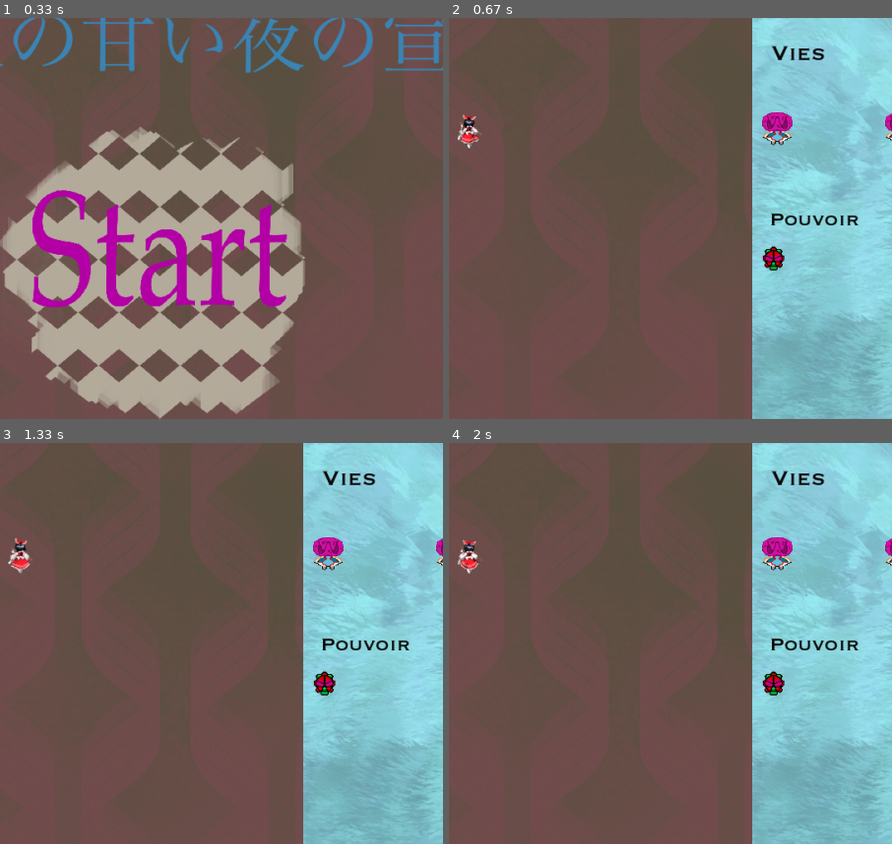
Above: before the commit, frames 1-4 (two rows, left to right).
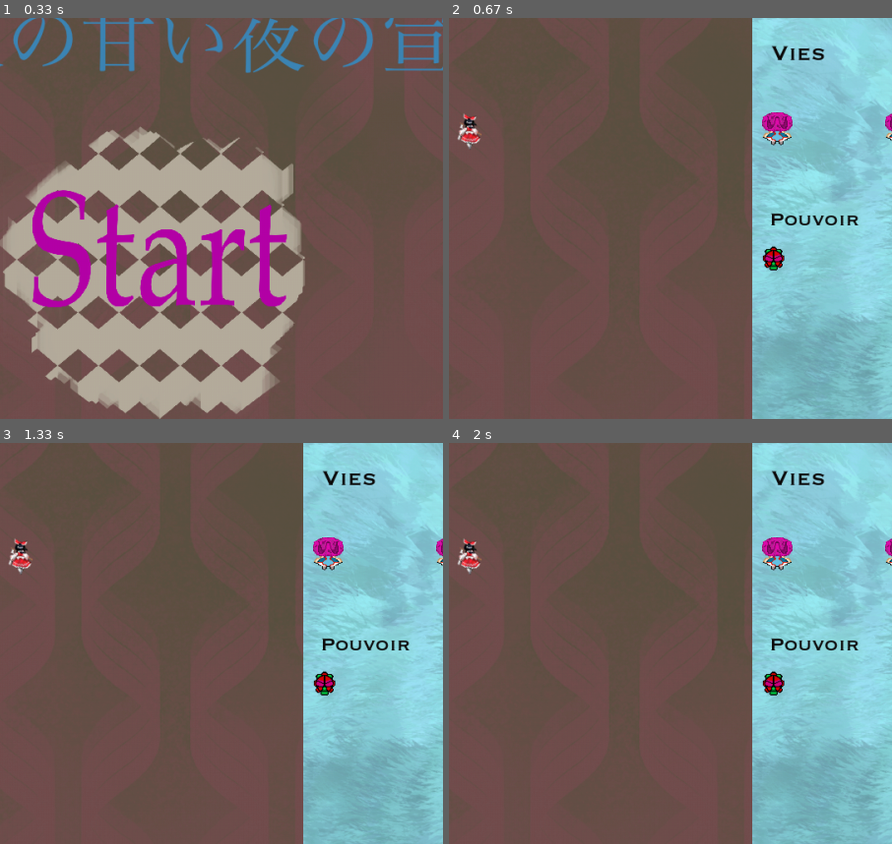
Above: after the commit, the same moments.

Repository: sukaizer/Sweet-Night-Declaration
Game: pygame game, started from main.py
Two runs of this game, one before a commit and one after it. Both use one fixed random seed, a clock stepped at 60 frames per second and the inputs below.
Inputs (mouse positions are % of the whole screen's width and height, from its top left):
- Up to frame 1 (0.33 s): no input
- Up to frame 2 (0.67 s): click (50, 70) at 0.38 s
- Up to frame 3 (1.33 s): tap Space at 0.67 s
- Up to frame 4 (2 s): no input
The pictures show only the part of the screen within x 32-82%, y 38-88%; the shares and areas given below are measured in that part.

Frame 1 is identical in both runs. In frame 2, 0.2% of the frame differs, in the area x 2-8%, y 23-33%; in frame 3, 0.2%; in frame 4, 0.2%.

Commit message:
Lé çon c agrai-abble

Diff:
--- a/enemy.py
+++ b/enemy.py
@@ -19,6 +19,7 @@
         self.rect.y = 50
         self.left_to_right = bool(random.getrandbits(1))
 
+
     def remove(self):
         """Enlève l'ennemi (self) du groupe d'ennemis"""
         self.game.all_enemies.remove(self)
@@ -38,6 +39,7 @@
                 self.left_to_right = True
 
     def damage(self, amount):
+        self.game.hitSound.play()
         self.health -= amount
         if self.health <= 0:
             self.remove()
--- a/game.py
+++ b/game.py
@@ -27,22 +27,26 @@
         self.left = False
         self.right = False
         self.walkCount = 0
+        self.bulletSound = pygame.mixer.Sound('assets/sound/attack.wav')
+        self.hitSound = pygame.mixer.Sound('assets/sound/damage.wav')
+        self.hitSound.set_volume(0.05)
+
 
     def update(self, screen, start):
         self.time_bullet += 1
         print(self.time_bullet)
         self.stats.stat_menu(screen)
-        if self.walkCount >= 24 :
+        if self.walkCount >= 5*8 :
             self.walkCount = 0
 
         if self.left:
-            screen.blit(self.player.walkLeft[self.walkCount//3], self.player.rect)
+            screen.blit(self.player.walkLeft[self.walkCount//5], self.player.rect)
             self.walkCount += 1
         elif self.right:
-            screen.blit(self.player.walkRight[self.walkCount//3], self.player.rect)
+            screen.blit(self.player.walkRight[self.walkCount//5], self.player.rect)
             self.walkCount += 1
         else:
-            screen.blit(self.player.standing[self.walkCount//3], self.player.rect)
+            screen.blit(self.player.standing[self.walkCount//5], self.player.rect)
             self.walkCount += 1
         self.all_enemies.draw(screen)
         self.player.all_bullets.draw(screen)
@@ -72,6 +76,7 @@
             self.player.move_down()
 
         if self.pressed.get(pygame.K_SPACE) and self.time_bullet > self.wait_bullet_time:
+            self.bulletSound.play()
             # ralentir le nombre de balles
             self.player.shoot()
             self.time_bullet = 0
Not shown, added: assets/sound/attack.wav
Not shown, added: assets/sound/damage.wav
